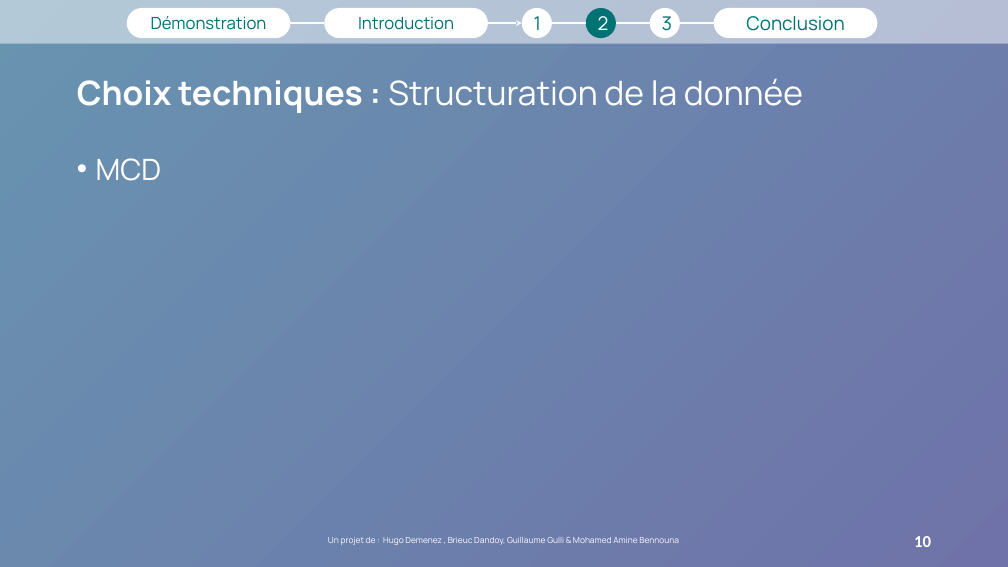
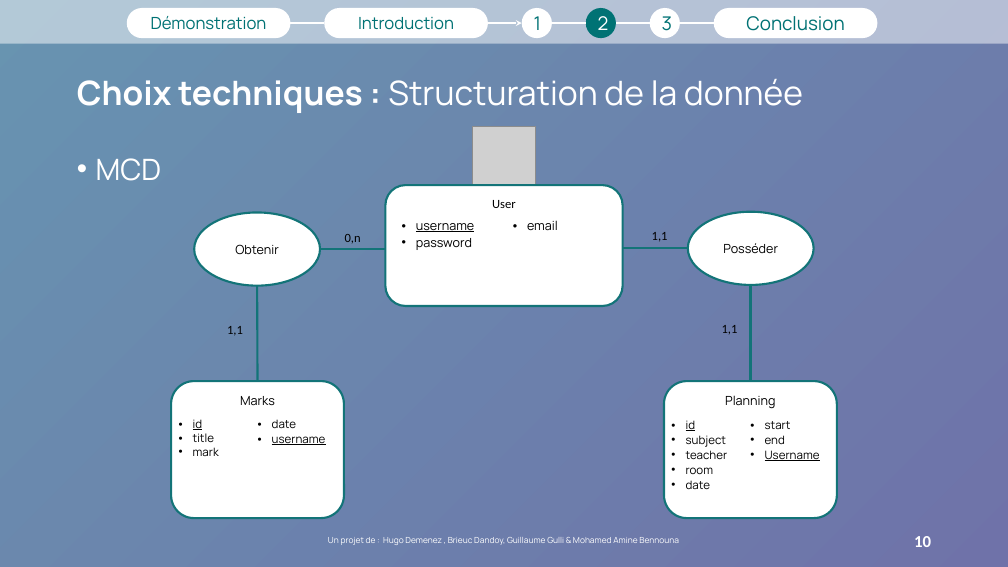
Before and after one commit to hugodemenez/isen-student-portal, a slide deck: slide 10 of presentation/Présentation1.pptx. Drawn at 1008x567 pixels with LibreOffice and Linux fonts; fonts in the diff are those of the drawing; grey boxes stand for pictures; background and template pictures are left out. Boxes give left, top, right and bottom in pixels: in the first picture for what was removed or moved away, otherwise in the second. Text is boxed around its words. In the diff, an @@ line names an element or a change of style, - is before the commit and + after.

```diff
--- a/presentation/Présentation1.pptx
+++ b/presentation/Présentation1.pptx
@@ group added at bbox=[171, 126, 837, 518]: 7 texts, 4 lines, 3 rounded rectangles, 2 ellipses, 1 picture @@
+Obtenir
+Posséder
+0,n
+1,1
+1,1
+1,1
+Planning
+• id
+• subject
+• teacher
+• room
+• date
+• start
+• end
+• Username
+Marks
+• id
+• title
+• mark
+• date
+• username
+User
+• username
+• password
+• email
```
Also in this commit, not shown: 11 other slides changed, 1 slide added, 10 other files.
